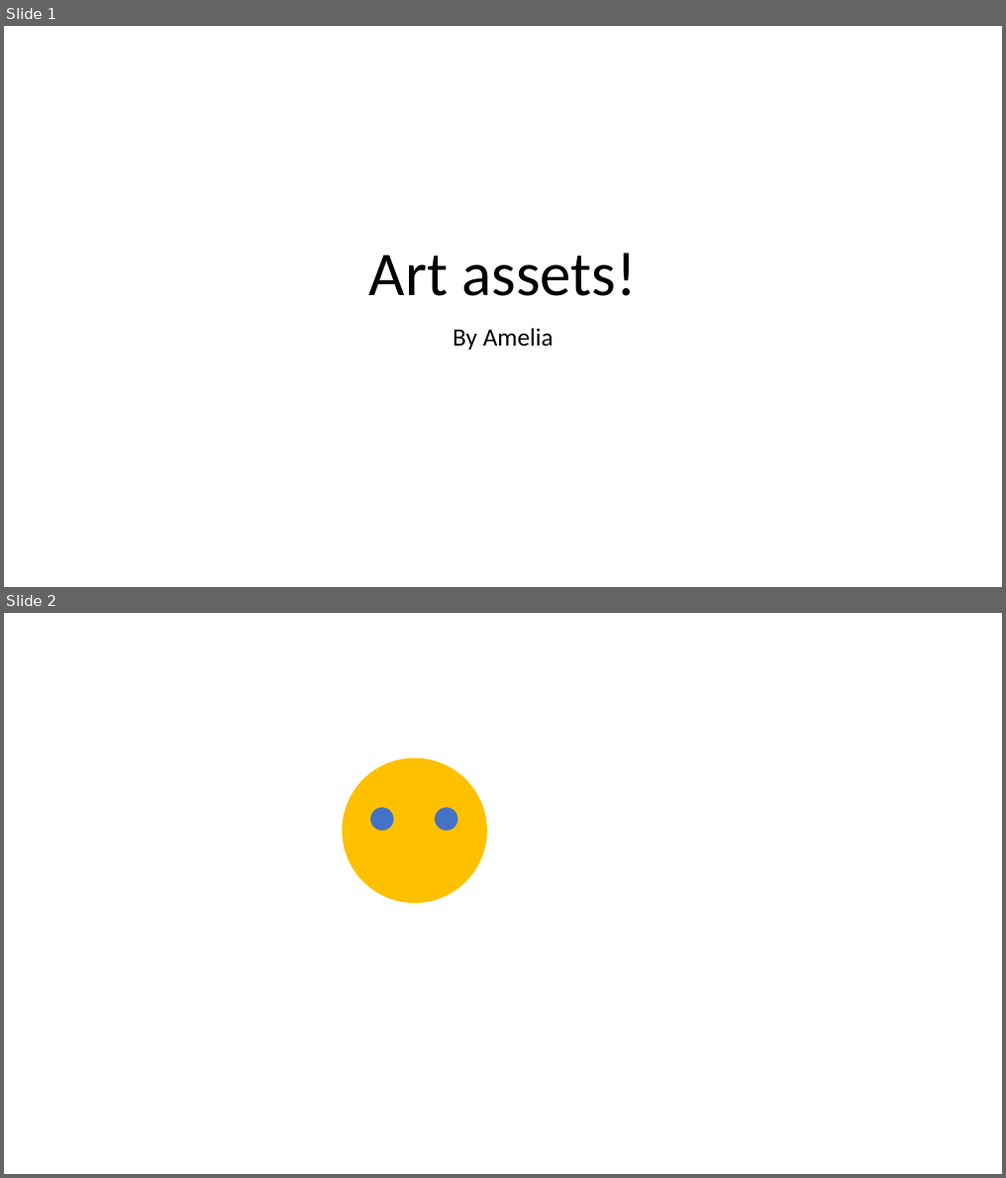
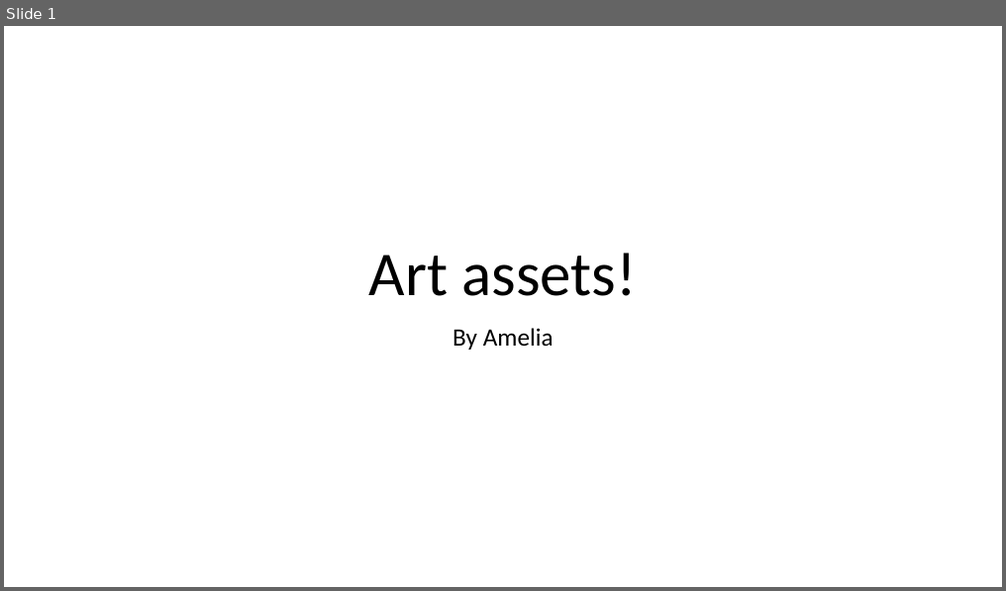
Before and after one commit to AmeliaTYR/SlimeFighter, a slide deck: otherFiles/art.pptx. Shown one above the other, each under a label of ours: slides 1 and 2 before the commit, slide 1 after it. The pictures are 1006x1178 and 1006x591 pixels, drawn with LibreOffice and Linux fonts; fonts in the diff are those of the drawing. Boxes give left, top, right and bottom in pixels: in the first picture for what was removed or moved away, otherwise in the second. Text is boxed around its words. In the diff, an @@ line names an element or a change of style, - is before the commit and + after.

```diff
--- a/otherFiles/art.pptx
+++ b/otherFiles/art.pptx
@@ slide 2 removed at <box>4,613,1002,1174</box>, background #FFFFFF @@
@@ ellipse removed at <box>343,759,487,903</box> @@
@@ ellipse removed at <box>371,808,394,831</box> @@
@@ ellipse removed at <box>435,808,457,831</box> @@
```
Also in this commit, not shown: 7 slides added, 8 other files.
